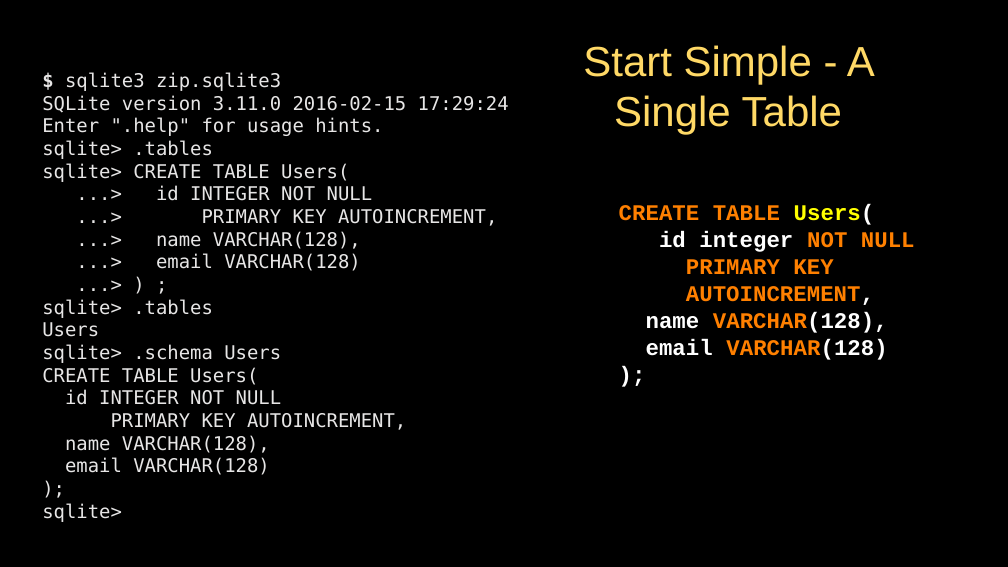
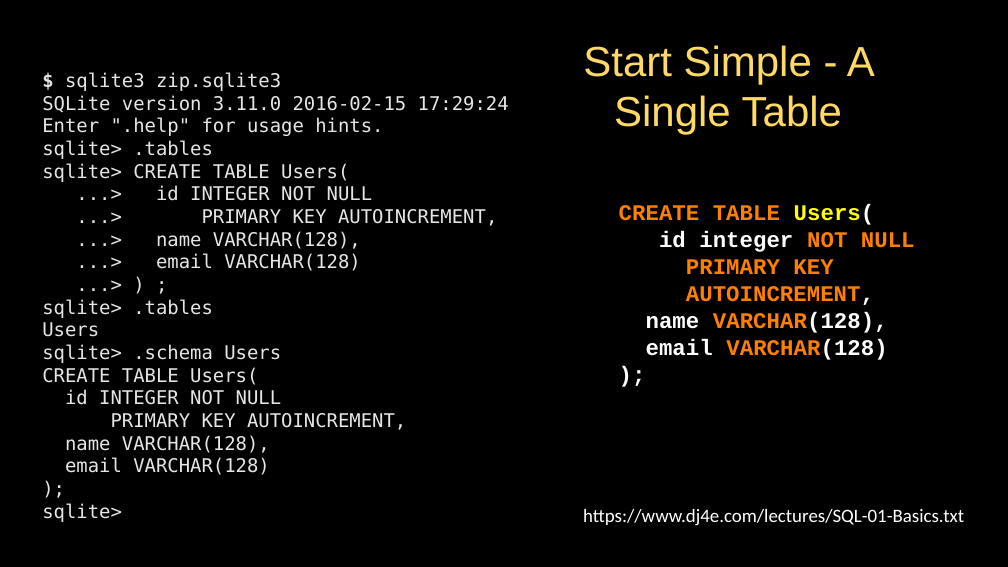
Before and after one commit to csev/dj4e, a slide deck: slide 11 of lectures/SQL-01-Basics.pptx. Drawn at 1008x567 pixels with LibreOffice and Linux fonts; fonts in the diff are those of the drawing. Boxes give left, top, right and bottom in pixels: in the first picture for what was removed or moved away, otherwise in the second. Text is boxed around its words. In the diff, an @@ line names an element or a change of style, - is before the commit and + after.

```diff
--- a/lectures/SQL-01-Basics.pptx
+++ b/lectures/SQL-01-Basics.pptx
@@ text added at (583,509,964,526), 18 pt, text #FFFFFF @@
+https://www.dj4e.com/lectures/SQL-01-Basics.txt
```
Also in this commit, not shown: 1 other slide changed, 1 other file.
